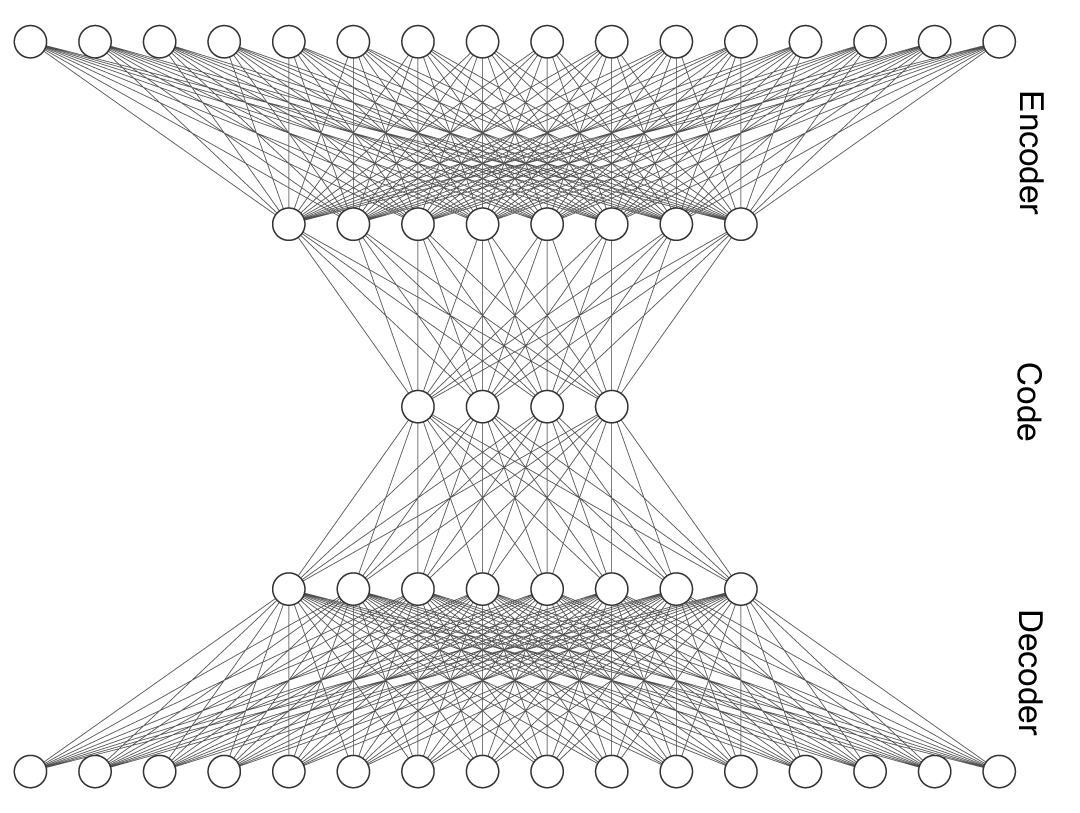
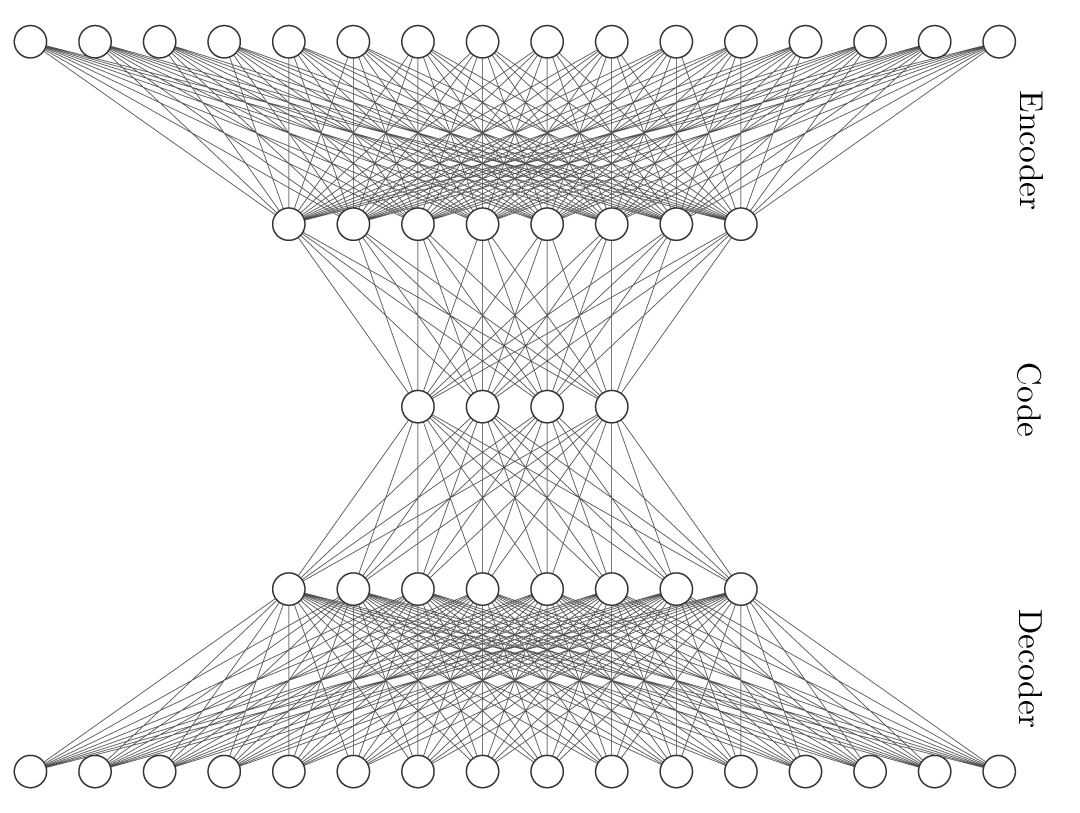
Layer changes from the first 1080×813 image to the second:
painted on "Code" over [left=1017, top=363, right=1042, bottom=441]
painted on "Decoder" over [left=1018, top=610, right=1043, bottom=736]
painted on "Encoder" over [left=1019, top=91, right=1044, bottom=215]
